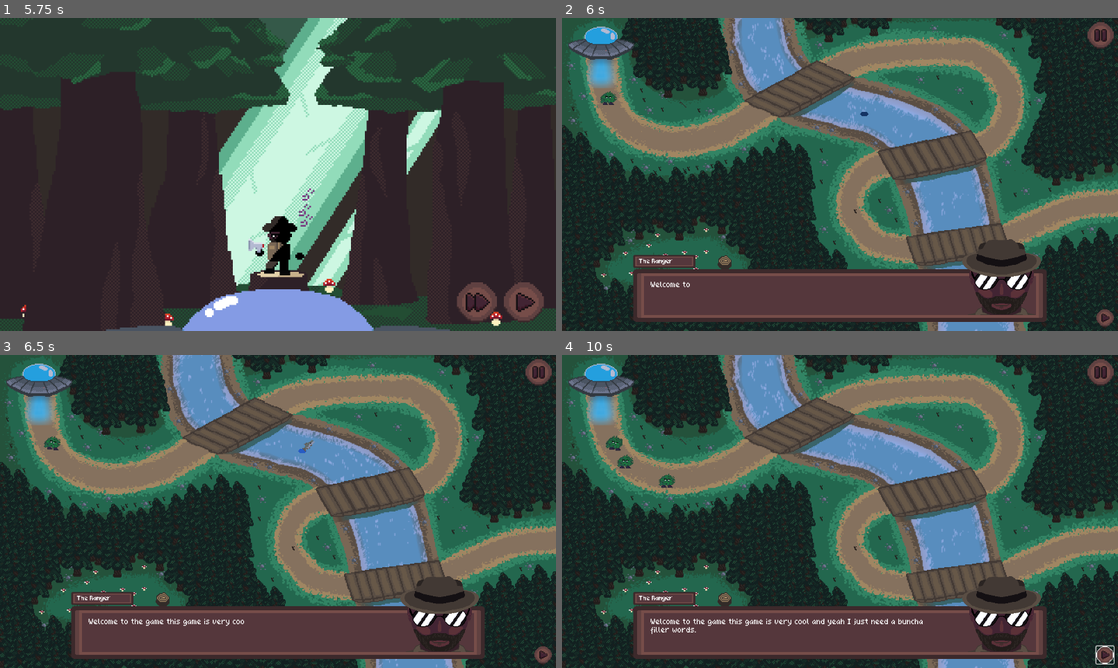
Above: before the commit, frames 1-4 (two rows, left to right).
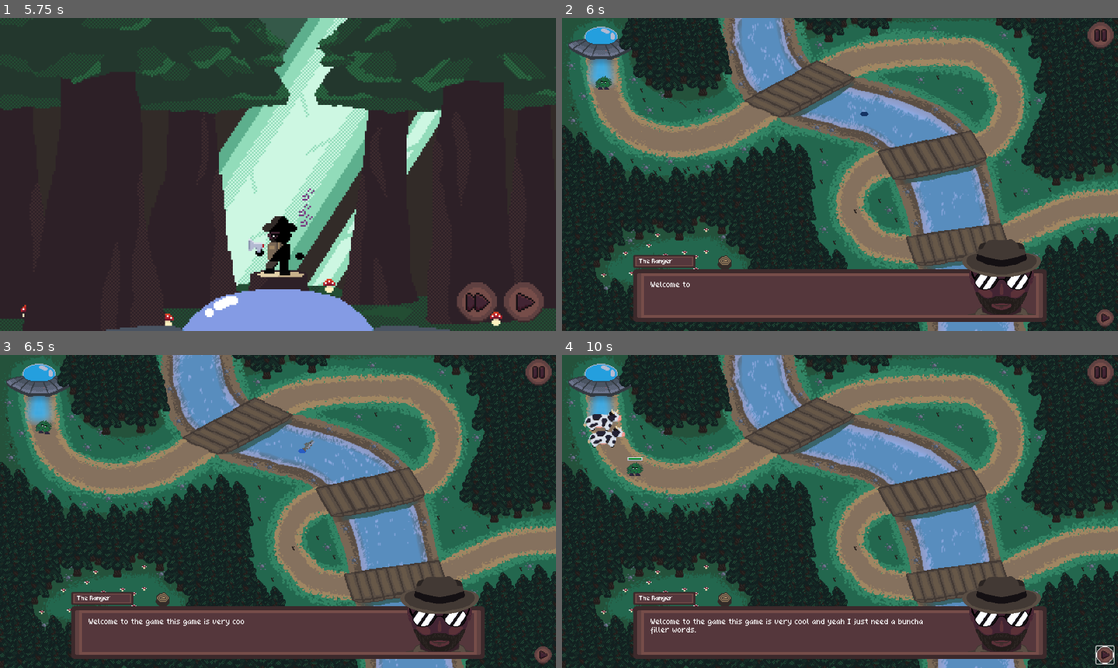
Above: after the commit, the same moments.

Repository: WilliamPickle/Aegis-of-Evergreen
Game: Godot game, scene res://scenes/current_scene.tscn
Same seed, same stepped clock (60 frames per second), same inputs: the game is played once before the commit and once after it.
Inputs (mouse positions are in pixels of both pictures, inside the frame that each line leads up to; where the layout moved, square brackets give the same spot in the first picture):
- Up to frame 1 (5.75 s): click (278, 174) at 0.5 s; click "Play" at 1.25 s; tap Enter at 2 s; move the mouse to (400, 158) at 2.02 s; hold Middle mouse button (MouseMiddle) 2.03-2.75 s; click (522, 302) at 2.75 s; move the mouse to (166, 190) at 3.52 s; tap Mouse wheel down (MouseWheelDown) at 3.6 s; click (522, 302) at 4.25 s; move the mouse to (333, 105) at 5.02 s; tap Mouse wheel up (MouseWheelUp) at 5.1 s
- Up to frame 2 (6 s): click "Skip cutscene" at 5.75 s
- Up to frame 3 (6.5 s): no input
- Up to frame 4 (10 s): click (1106, 655) at 6.5 s; click (1106, 655) at 7.25 s; click (612, 448) [628, 467] at 8 s; click (645, 473) at 8.77 s; click (1106, 655) at 9.5 s

Frame 1 is identical in both runs. In frame 2, 0.3% of the frame differs, in the area x 6-13%, y 6-28%; in frame 3, 0.3%; in frame 4, 1.0%, in the area x 3-21%, y 6-43%.

Commit message:
added new enemies
also changed the path2d

Diff:
--- a/scenes/Enemies/blackberry_bush.tscn
+++ b/scenes/Enemies/blackberry_bush.tscn
@@ -4,9 +4,6 @@
 [ext_resource type="Texture2D" uid="uid://duuhan0as20y6" path="res://assets/sprites/enemies/bush_v2_walk.png" id="1_vkedo"]
 [ext_resource type="Texture2D" uid="uid://db28n556wux02" path="res://assets/sprites/icons and buttons/hp_bar_back.png" id="3_erd5q"]
 [ext_resource type="Texture2D" uid="uid://di2o70dre6xko" path="res://assets/sprites/icons and buttons/hp_bar.png" id="4_nttgg"]
-
-[sub_resource type="CircleShape2D" id="CircleShape2D_eosuv"]
-radius = 7.0
 
 [sub_resource type="AtlasTexture" id="AtlasTexture_6mm1w"]
 atlas = ExtResource("1_vkedo")
@@ -44,6 +41,9 @@
 "speed": 5.0
 }]
 
+[sub_resource type="CircleShape2D" id="CircleShape2D_eosuv"]
+radius = 7.0
+
 [sub_resource type="StyleBoxEmpty" id="StyleBoxEmpty_erd5q"]
 
 [sub_resource type="StyleBoxEmpty" id="StyleBoxEmpty_nttgg"]
@@ -56,8 +56,7 @@
 
 [sub_resource type="StyleBoxEmpty" id="StyleBoxEmpty_70pk3"]
 
-[node name="BlackberryBush" type="Area2D" node_paths=PackedStringArray("enemy_sprite", "enemy_node", "health_bar")]
-z_index = 4
+[node name="BlackberryBush" type="Area2D" node_paths=PackedStringArray("enemy_sprite", "hp_button", "health_bar")]
 collision_layer = 2
 collision_mask = 2
 input_pickable = false
@@ -65,19 +64,18 @@
 angular_damp = 0.0
 script = ExtResource("1_eosuv")
 enemy_sprite = NodePath("Bush")
-enemy_node = NodePath(".")
+hp_button = NodePath("Button")
 health_bar = NodePath("HpContainer/HpBar")
-max_health = 4.0
 metadata/_custom_type_script = "uid://b8s182qi2sarb"
+
+[node name="Bush" type="AnimatedSprite2D" parent="."]
+sprite_frames = SubResource("SpriteFrames_4hoh6")
+autoplay = "default"
 
 [node name="CollisionShape2D" type="CollisionShape2D" parent="."]
 z_index = 1
 position = Vector2(0, 1)
 shape = SubResource("CircleShape2D_eosuv")
-
-[node name="Bush" type="AnimatedSprite2D" parent="."]
-sprite_frames = SubResource("SpriteFrames_4hoh6")
-autoplay = "default"
 
 [node name="Button" type="Button" parent="."]
 offset_left = -7.0
@@ -98,9 +96,3 @@
 
 [node name="HpBar" type="Sprite2D" parent="HpContainer"]
 texture = ExtResource("4_nttgg")
-
-[node name="Timer" type="Timer" parent="."]
-autostart = true
-
-[node name="Camera2D" type="Camera2D" parent="."]
-zoom = Vector2(8, 8)
--- /dev/null
+++ b/scenes/Enemies/cow.tscn
@@ -0,0 +1,79 @@
+[gd_scene load_steps=13 format=3 uid="uid://b7ncwanh4k1os"]
+
+[ext_resource type="Script" uid="uid://b8s182qi2sarb" path="res://scripts/Enemies/enemy_class.gd" id="1_6ah8t"]
+[ext_resource type="Texture2D" uid="uid://dudedntbvbfnu" path="res://assets/sprites/enemies/cow_v2.png" id="2_oal1r"]
+[ext_resource type="Texture2D" uid="uid://db28n556wux02" path="res://assets/sprites/icons and buttons/hp_bar_back.png" id="3_l5pgx"]
+[ext_resource type="Texture2D" uid="uid://di2o70dre6xko" path="res://assets/sprites/icons and buttons/hp_bar.png" id="4_aqvb8"]
+
+[sub_resource type="AtlasTexture" id="AtlasTexture_30p10"]
+atlas = ExtResource("2_oal1r")
+region = Rect2(0, 0, 57, 35)
+
+[sub_resource type="AtlasTexture" id="AtlasTexture_8d6ci"]
+atlas = ExtResource("2_oal1r")
+region = Rect2(57, 0, 57, 35)
+
+[sub_resource type="SpriteFrames" id="SpriteFrames_bxvbq"]
+animations = [{
+"frames": [{
+"duration": 1.0,
+"texture": SubResource("AtlasTexture_30p10")
+}, {
+"duration": 1.0,
+"texture": SubResource("AtlasTexture_8d6ci")
+}],
+"loop": true,
+"name": &"default",
+"speed": 5.0
+}]
+
+[sub_resource type="CapsuleShape2D" id="CapsuleShape2D_esu65"]
+radius = 6.0
+height = 28.0
+
+[sub_resource type="StyleBoxEmpty" id="StyleBoxEmpty_mu3oo"]
+
+[sub_resource type="StyleBoxEmpty" id="StyleBoxEmpty_ap3br"]
+
+[sub_resource type="StyleBoxEmpty" id="StyleBoxEmpty_s8eb0"]
+
+[sub_resource type="StyleBoxEmpty" id="StyleBoxEmpty_7njlx"]
+
+[node name="cow" type="Area2D" node_paths=PackedStringArray("enemy_sprite", "hp_button", "health_bar")]
+script = ExtResource("1_6ah8t")
+enemy_sprite = NodePath("AnimatedSprite2D")
+hp_button = NodePath("Button")
+health_bar = NodePath("HpContainer/HpBar")
+max_health = 10.0
+metadata/_custom_type_script = "uid://b8s182qi2sarb"
+
+[node name="AnimatedSprite2D" type="AnimatedSprite2D" parent="."]
+position = Vector2(-4, -7)
+scale = Vector2(0.85, 0.85)
+sprite_frames = SubResource("SpriteFrames_bxvbq")
+autoplay = "default"
+flip_h = true
+
+[node name="CollisionShape2D" type="CollisionShape2D" parent="."]
+position = Vector2(0, -6)
+rotation = 1.5708
+shape = SubResource("CapsuleShape2D_esu65")
+
+[node name="Button" type="Button" parent="."]
+offset_left = -13.0
+offset_top = -12.0
+offset_right = 13.0
+theme_override_styles/focus = SubResource("StyleBoxEmpty_mu3oo")
+theme_override_styles/disabled = SubResource("StyleBoxEmpty_ap3br")
+theme_override_styles/hover_pressed = SubResource("StyleBoxEmpty_s8eb0")
+theme_override_styles/hover = SubResource("StyleBoxEmpty_7njlx")
+theme_override_styles/pressed = SubResource("StyleBoxEmpty_s8eb0")
+theme_override_styles/normal = SubResource("StyleBoxEmpty_7njlx")
+
+[node name="HpContainer" type="Sprite2D" parent="."]
+visible = false
+position = Vector2(0, -8)
+texture = ExtResource("3_l5pgx")
+
+[node name="HpBar" type="Sprite2D" parent="HpContainer"]
+texture = ExtResource("4_aqvb8")
--- /dev/null
+++ b/scenes/Enemies/squirrel.tscn
@@ -0,0 +1,107 @@
+[gd_scene load_steps=17 format=3 uid="uid://blln37pvjxqvx"]
+
+[ext_resource type="Script" uid="uid://b8s182qi2sarb" path="res://scripts/Enemies/enemy_class.gd" id="1_n5jl8"]
+[ext_resource type="Texture2D" uid="uid://cwpnr0hox1wdt" path="res://assets/sprites/enemies/squirrel_v1.png" id="2_j4agr"]
+[ext_resource type="Texture2D" uid="uid://db28n556wux02" path="res://assets/sprites/icons and buttons/hp_bar_back.png" id="3_8qkv2"]
+[ext_resource type="Texture2D" uid="uid://di2o70dre6xko" path="res://assets/sprites/icons and buttons/hp_bar.png" id="4_grsxy"]
+
+[sub_resource type="AtlasTexture" id="AtlasTexture_8qkv2"]
+atlas = ExtResource("2_j4agr")
+region = Rect2(0, 0, 30, 15)
+
+[sub_resource type="AtlasTexture" id="AtlasTexture_grsxy"]
+atlas = ExtResource("2_j4agr")
+region = Rect2(30, 0, 30, 15)
+
+[sub_resource type="AtlasTexture" id="AtlasTexture_13h5c"]
+atlas = ExtResource("2_j4agr")
+region = Rect2(60, 0, 30, 15)
+
+[sub_resource type="AtlasTexture" id="AtlasTexture_dl4xl"]
+atlas = ExtResource("2_j4agr")
+region = Rect2(90, 0, 30, 15)
+
+[sub_resource type="AtlasTexture" id="AtlasTexture_hmj6i"]
+atlas = ExtResource("2_j4agr")
+region = Rect2(120, 0, 30, 15)
+
+[sub_resource type="AtlasTexture" id="AtlasTexture_ssl2l"]
+atlas = ExtResource("2_j4agr")
+region = Rect2(150, 0, 30, 15)
+
+[sub_resource type="SpriteFrames" id="SpriteFrames_iqgca"]
+animations = [{
+"frames": [{
+"duration": 1.0,
+"texture": SubResource("AtlasTexture_8qkv2")
+}, {
+"duration": 1.0,
+"texture": SubResource("AtlasTexture_grsxy")
+}, {
+"duration": 1.0,
+"texture": SubResource("AtlasTexture_13h5c")
+}, {
+"duration": 1.0,
+"texture": SubResource("AtlasTexture_dl4xl")
+}, {
+"duration": 1.0,
+"texture": SubResource("AtlasTexture_hmj6i")
+}, {
+"duration": 1.0,
+"texture": SubResource("AtlasTexture_ssl2l")
+}],
+"loop": true,
+"name": &"default",
+"speed": 10.0
+}]
+
+[sub_resource type="CapsuleShape2D" id="CapsuleShape2D_3uuiu"]
+radius = 2.0
+height = 18.0
+
+[sub_resource type="StyleBoxEmpty" id="StyleBoxEmpty_13h5c"]
+
+[sub_resource type="StyleBoxEmpty" id="StyleBoxEmpty_dl4xl"]
+
+[sub_resource type="StyleBoxEmpty" id="StyleBoxEmpty_hmj6i"]
+
+[sub_resource type="StyleBoxEmpty" id="StyleBoxEmpty_ssl2l"]
+
+[node name="Squirrel" type="Area2D" node_paths=PackedStringArray("enemy_sprite", "hp_button", "health_bar")]
+script = ExtResource("1_n5jl8")
+enemy_sprite = NodePath("AnimatedSprite2D")
+speed = 0.04
+hp_button = NodePath("Button")
+health_bar = NodePath("HpContainer/HpBar")
+max_health = 2.0
+metadata/_custom_type_script = "uid://b8s182qi2sarb"
+
+[node name="AnimatedSprite2D" type="AnimatedSprite2D" parent="."]
+sprite_frames = SubResource("SpriteFrames_iqgca")
+autoplay = "default"
+frame_progress = 0.38196
+flip_h = true
+
+[node name="CollisionShape2D" type="CollisionShape2D" parent="."]
+rotation = 1.5708
+shape = SubResource("CapsuleShape2D_3uuiu")
+
+[node name="Button" type="Button" parent="."]
+offset_left = -10.0
+offset_top = -4.0
+offset_right = 10.0
+offset_bottom = 4.0
+theme_override_styles/focus = SubResource("StyleBoxEmpty_13h5c")
+theme_override_styles/disabled = SubResource("StyleBoxEmpty_dl4xl")
+theme_override_styles/hover_pressed = SubResource("StyleBoxEmpty_hmj6i")
+theme_override_styles/hover = SubResource("StyleBoxEmpty_ssl2l")
+theme_override_styles/pressed = SubResource("StyleBoxEmpty_hmj6i")
+theme_override_styles/normal = SubResource("StyleBoxEmpty_ssl2l")
+
+[node name="HpContainer" type="Sprite2D" parent="."]
+visible = false
+position = Vector2(0, -8)
+texture = ExtResource("3_8qkv2")
+
+[node name="HpBar" type="Sprite2D" parent="HpContainer"]
+texture = ExtResource("4_grsxy")
--- a/scenes/level_1.tscn
+++ b/scenes/level_1.tscn
@@ -176,6 +176,12 @@
 }
 point_count = 16
 
+[sub_resource type="Curve2D" id="Curve2D_isj1j"]
+_data = {
+"points": PackedVector2Array(0, 0, 0, 0, -273, -109, 0, 0, 0, 0, -265, -80, 0, 0, 0, 0, -248, -56, 0, 0, 0, 0, -216, -39, 0, 0, 0, 0, -183, -37, 0, 0, 0, 0, -156, -39, 0, 0, 0, 0, -123, -54, 0, 0, 0, 0, 0, -124, 0, 0, 0, 0, 41, -137, 0, 0, 0, 0, 87, -141, 0, 0, 0, 0, 133, -140, 0, 0, 0, 0, 161, -135, 0, 0, 0, 0, 179, -122, 0, 0, 0, 0, 194, -99, 0, 0, 0, 0, 197, -80, 0, 0, 0, 0, 186, -55, 0, 0, 0, 0, 170, -37, 0, 0, 0, 0, 46, -11, 0, 0, 0, 0, 21, 5, 0, 0, 0, 0, 11, 19, 0, 0, 0, 0, 9, 38, 0, 0, 0, 0, 17, 54, 0, 0, 0, 0, 32, 71, 0, 0, 0, 0, 47, 80, 0, 0, 0, 0, 68, 86, 0, 0, 0, 0, 190, 72, 0, 0, 0, 0, 246, 46, 0, 0, 0, 0, 280, 37, 0, 0, 0, 0, 333, 36)
+}
+point_count = 29
+
 [sub_resource type="StyleBoxTexture" id="StyleBoxTexture_2aecg"]
 texture = ExtResource("10_7gny6")
 
@@ -217,6 +223,7 @@
 metadata/_edit_lock_ = true
 
 [node name="tree" type="Sprite2D" parent="MapAssets"]
+z_index = 100
 texture = ExtResource("5_6dial")
 metadata/_edit_lock_ = true
 
@@ -224,16 +231,22 @@
 texture = ExtResource("6_7nomh")
 
 [node name="EnemyPath" type="Path2D" parent="."]
+visible = false
 y_sort_enabled = true
 curve = SubResource("Curve2D_014kd")
 metadata/_edit_lock_ = true
 
-[node name="PathFollow2D" type="PathFollow2D" parent="EnemyPath"]
-position = Vector2(-269, -92)
+[node name="EnemyPath2" type="Path2D" parent="."]
+y_sort_enabled = true
+curve = SubResource("Curve2D_isj1j")
+metadata/_edit_lock_ = true
+
+[node name="PathFollow2D" type="PathFollow2D" parent="EnemyPath2"]
+position = Vector2(-273, -109)
 rotates = false
 loop = false
 
-[node name="BlackberryBush" parent="EnemyPath/PathFollow2D" instance=ExtResource("4_5xbjy")]
+[node name="BlackberryBush" parent="EnemyPath2/PathFollow2D" instance=ExtResource("4_5xbjy")]
 
 [node name="PlacementCollisions" type="Area2D" parent="."]
 
@@ -260,7 +273,7 @@
 [node name="WaveSpawner" type="Node2D" parent="." node_paths=PackedStringArray("timer", "path_2d")]
 script = ExtResource("8_2os1m")
 timer = NodePath("EnemyDelay")
-path_2d = NodePath("../EnemyPath")
+path_2d = NodePath("../EnemyPath2")
 path_spread = 2.0
 
 [node name="EnemyDelay" type="Timer" parent="WaveSpawner"]
@@ -440,4 +453,3 @@
 autowrap_mode = 2
 
 [connection signal="timeout" from="WaveSpawner/EnemyDelay" to="WaveSpawner" method="_on_enemy_delay_timeout"]
-[connection signal="button_down" from="Start Button/MarginContainer/VBoxContainer/HBoxContainer/StartWave" to="WaveSpawner" method="_on_start_wave"]
--- a/scripts/Enemies/enemy_class.gd
+++ b/scripts/Enemies/enemy_class.gd
@@ -3,17 +3,19 @@
 
 # enemy based variables
 @export var enemy_sprite : Node2D
-@export var enemy_node : Node2D
-@export var speed = 0.02
+@export var speed = 0.015
 @export var resistance : Projectile.Type = Projectile.Type.NONE
+@onready var enemy_node = self
+var sprite_reversed = false
 
 # hp bar variables
-signal health_changed
+@export var hp_button: Button
+## health_bar should be the child of the hp container.
+## it's the green bar that contains the actual health.
 @export var health_bar : Sprite2D
-@export var max_health : float
+@export var max_health : float = 4
 var cur_health : float
 var bar_length : float
-@onready var button: Button = $Button
 # used to redraw health bar with updated health
 
 # path based variables
@@ -22,15 +24,16 @@
 var cur_position = 0
 var prev_position = 0
 
-# for debugging
-@onready var timer: Timer = $Timer
-
 func _ready() -> void:
-	button.button_down.connect(toggle_health_bar)
-	health_changed.connect(draw_health)
+	hp_button.button_down.connect(toggle_health_bar)
 	cur_health = max_health
 	bar_length = health_bar.texture.get_width() * health_bar.scale.x
 	path = enemy_node.get_parent()
+	enemy_node.z_index = 4
+	enemy_node.collision_layer = 2
+	enemy_node.collision_mask = 2
+	if enemy_sprite.flip_h == true:
+		sprite_reversed = true
 
 
 
@@ -47,9 +50,15 @@
 	cur_position = path_position
 
 	if (cur_position - prev_position < 0):
-		enemy_sprite.flip_h = false
+		if !sprite_reversed:
+			enemy_sprite.flip_h = false
+		else:
+			enemy_sprite.flip_h = true
 	else:
-		enemy_sprite.flip_h = true
+		if !sprite_reversed:
+			enemy_sprite.flip_h = true
+		else:
+			enemy_sprite.flip_h = false
 
 func apply_damage(damage : float, damage_type : Projectile.Type):
 	var damage_percent = 1
@@ -72,11 +81,5 @@
 func toggle_health_bar():
 	health_bar.get_parent().visible = !health_bar.get_parent().visible
 
-# temporary debugging function for timer node
-func delay(delay_time) -> void:
-	timer.wait_time = delay_time
-	timer.start()
-	await timer.timeout
-
 func _process(delta: float) -> void:
 	move_on_path(delta)
--- a/scripts/Enemies/wave_spawner.gd
+++ b/scripts/Enemies/wave_spawner.gd
@@ -4,22 +4,33 @@
 @export var timer: Timer
 @export var path_2d: Path2D
 @export var path_spread: float
-var bush := preload("res://scenes/Enemies/blackberry_bush.tscn")
+const bush := preload("res://scenes/Enemies/blackberry_bush.tscn")
+const squirrel := preload("res://scenes/Enemies/squirrel.tscn")
+const cow := preload("res://scenes/Enemies/cow.tscn")
 
 # variables to initialize waves after dialogue
 @onready var lvl1_dialogue: DialogueBox = $"../DialogueUI/DialogueBox"
 
+# debug variables
+@onready var manual_wave_button: Button = $"../Start Button/MarginContainer/VBoxContainer/HBoxContainer/StartWave"
+
 
 func _ready() -> void:
-	lvl1_dialogue.start_wave.connect(_on_start_wave)
+	lvl1_dialogue.start_wave.connect(_on_start_lvl1)
+	manual_wave_button.button_down.connect(_on_start_lvl1)
 
 # later on this function can be changed to only send out level 1.
 # await makes it so you must wait for the previous enemies to send out first
 # without await, functions run simulatenously.
-func _on_start_wave() -> void:
-	await send_enemy(bush, 3, 1)
+func _on_start_lvl1() -> void:
+	await send_enemy(cow, 6, 1)
+	await delay(1)
+	await send_enemy(squirrel, 10, 0.5)
 	await delay(1)
 	await send_enemy(bush, 150, 0.2)
+
+
+
 
 # sends an enemy a specified amount of times.
 func send_enemy(enemy, quantity: int, delay_time: float) -> void:
Binary file removed: assets/sprites/enemies/bush_v1.png
Binary file removed: assets/sprites/enemies/bush_v1_walk.png
Binary file added: assets/sprites/enemies/cow_v2.png
Not shown, changed: assets/sprites/enemies/cow_v2.png.import
Binary file added: assets/sprites/enemies/squirrel_v1.png
Not shown, changed: assets/sprites/enemies/squirrel_v1.png.import
Binary file added: assets/sprites/towers/attacks/Bee Lvl3 Projectile Tests.png
Not shown, added: assets/sprites/towers/attacks/Bee Lvl3 Projectile Tests.png.import
Not shown: 1 places in scenes/level_1.tscn that only renumber resources
